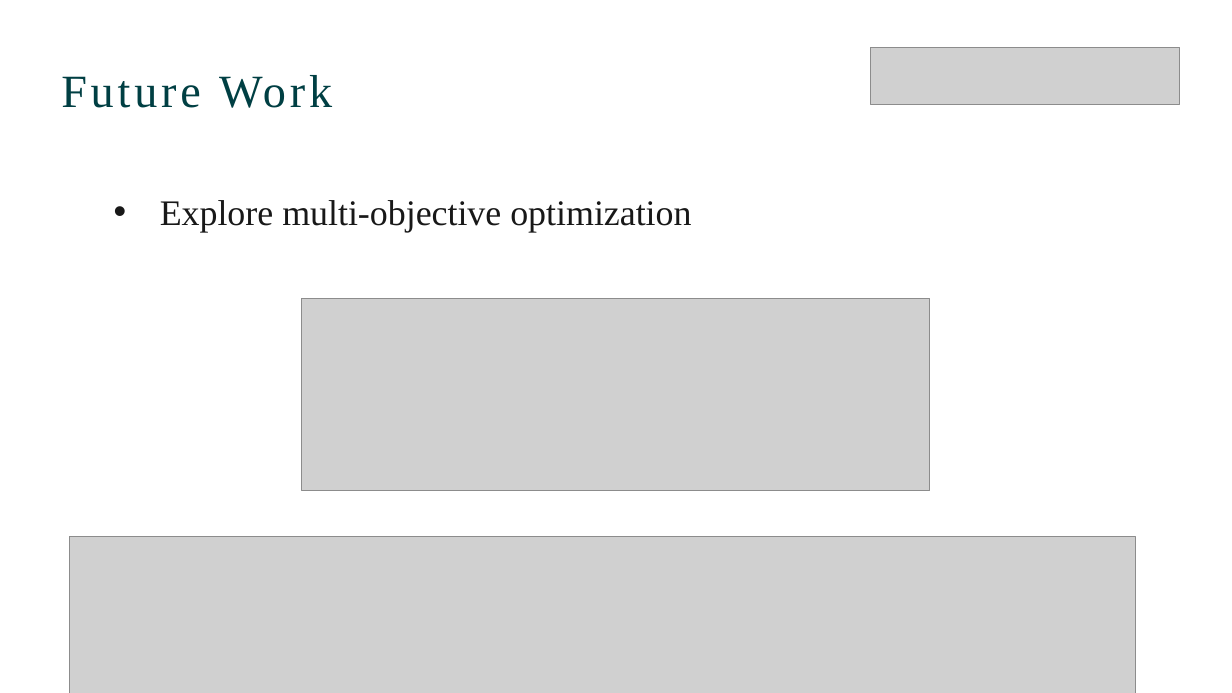
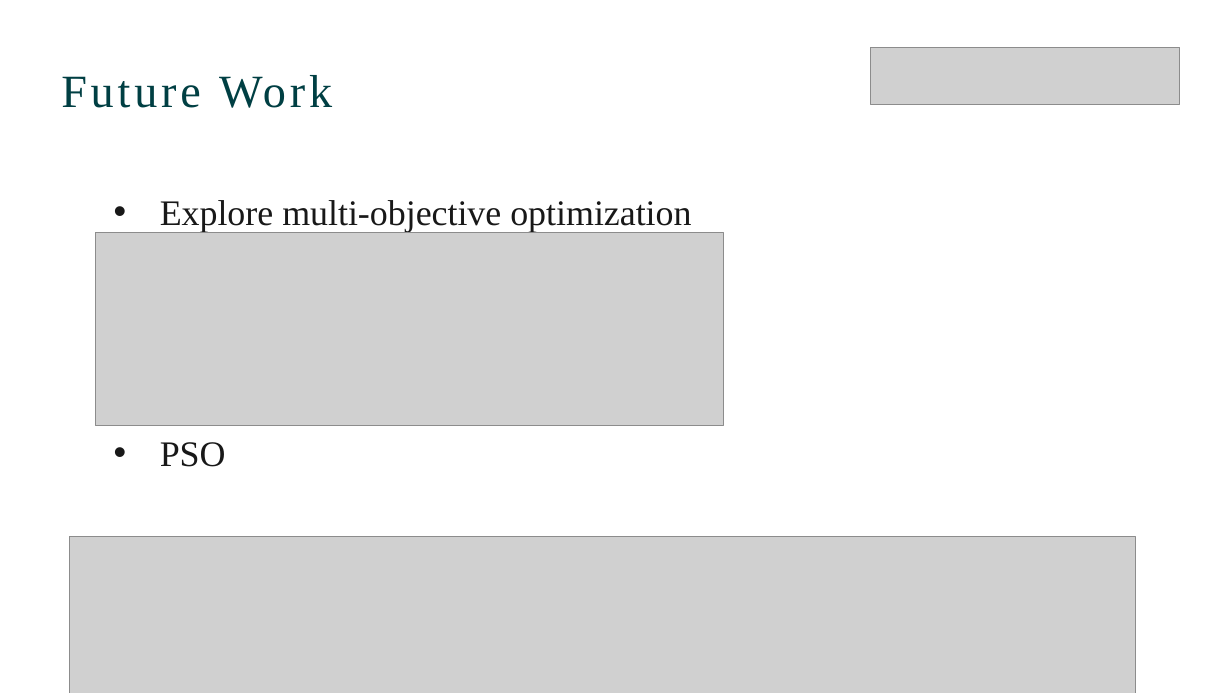
Before and after one commit to chenyicc/fxx_project, a slide deck: slide 10 of nasbench-master/第8组_中期.pptx (slide 13 before the commit). Drawn at 1232x693 pixels with LibreOffice and Linux fonts; fonts in the diff are those of the drawing; grey boxes stand for pictures. Boxes give left, top, right and bottom in pixels: in the first picture for what was removed or moved away, otherwise in the second. Text is boxed around its words. In the diff, an @@ line names an element or a change of style, - is before the commit and + after.

```diff
--- a/nasbench-master/第8组_中期.pptx
+++ b/nasbench-master/第8组_中期.pptx
@@ picture: place and size @@
-picture at <box>302,299,931,492</box>
+picture at <box>95,233,724,426</box>
@@ text at <box>160,442,226,467</box>: paragraph added @@
+• PSO
```
Also in this commit, not shown: 4 other slides changed, 3 slides added, 5 slides removed.
